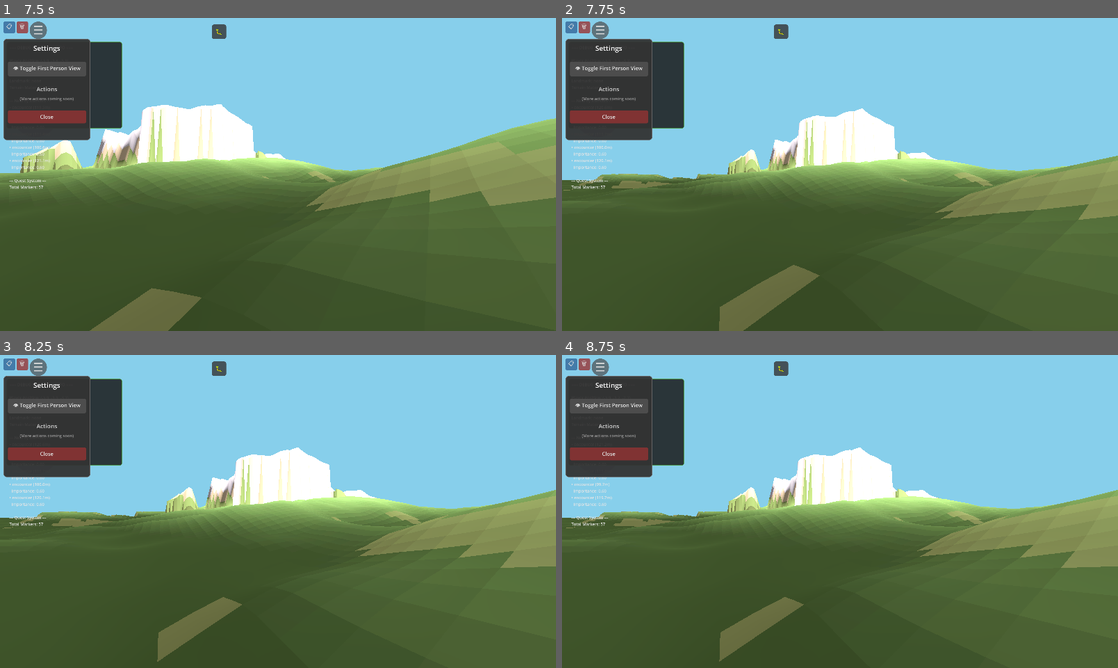
Above: before the commit, frames 1-4 (two rows, left to right).
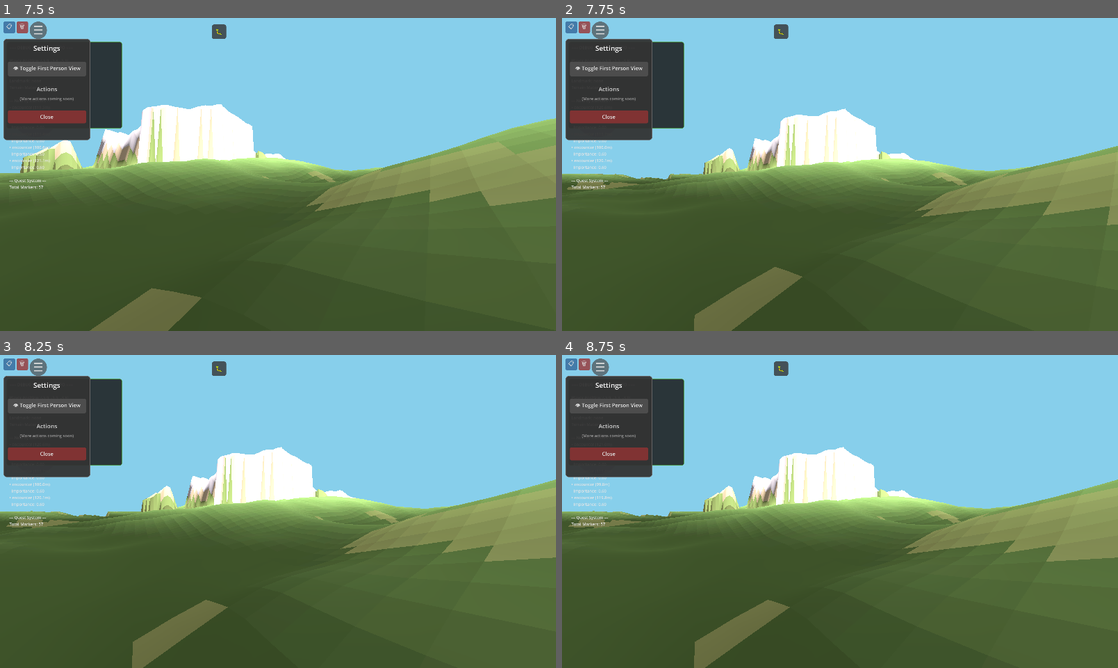
Above: after the commit, the same moments.

Repository: felix-dieterle/YouGame_godot4_public
Game: Godot game, scene res://scenes/main.tscn
Same seed, same stepped clock (60 frames per second), same inputs: the game is played once before the commit and once after it.
Inputs (mouse positions are in pixels of both pictures, inside the frame that each line leads up to):
- Up to frame 1 (7.5 s): click "☰" at 0.5 s; click "👁 Toggle First Person View" at 1.25 s; click "🐛" at 2 s; click "📋" at 2.75 s; click "🗑" at 3.5 s; tap Enter at 4.25 s; move the mouse to (250, 237) at 4.27 s; hold Up (ui_up) 4.28-5 s; hold V (toggle_camera_view) 4.28-5 s; click (250, 237) at 4.42 s; drag from (444, 221) to (250, 237) at 5.02 s; move the mouse to (111, 127) at 5.77 s; hold Left (ui_left) 5.78-6.5 s; hold V (toggle_camera_view) 5.78-6.5 s; drag from (305, 174) to (111, 127) at 6.52 s; move the mouse to (194, 96) at 7.27 s; hold Down (ui_down) from 7.28 s (still down); hold V (toggle_camera_view) from 7.28 s (still down)
- Up to frame 2 (7.75 s): keep holding Down (ui_down); keep holding V (toggle_camera_view)
- Up to frame 3 (8.25 s): release Down (ui_down) at 8 s; release V (toggle_camera_view) at 8 s; drag from (400, 495) to (194, 433) at 8.02 s
- Up to frame 4 (8.75 s): no input

Frame 1 is identical in both runs. In frame 2, 6.8% of the frame differs, in the area x 0-100%, y 28-100%; in frame 3, 6.7%; in frame 4, 6.7%.

Commit message:
Improve slope detection with multi-point lookahead and better gradient calculation
Co-authored-by: felix-dieterle <1490062+felix-dieterle@users.noreply.github.com>

Diff:
--- a/scripts/chunk.gd
+++ b/scripts/chunk.gd
@@ -550,14 +550,16 @@
 	var x1 = min(x + 1, RESOLUTION)
 	var z1 = min(z + 1, RESOLUTION)
 
-	# Get heights of the cell corners
+	# Get heights of all four cell corners for more robust calculation
 	var h00 = heightmap[z * (RESOLUTION + 1) + x]
 	var h10 = heightmap[z * (RESOLUTION + 1) + x1]
 	var h01 = heightmap[z1 * (RESOLUTION + 1) + x]
-
-	# Calculate gradient (change in height per unit distance)
-	var dx = (h10 - h00) / CELL_SIZE  # height change in x direction
-	var dz = (h01 - h00) / CELL_SIZE  # height change in z direction
+	var h11 = heightmap[z1 * (RESOLUTION + 1) + x1]
+
+	# Calculate gradient using central differences for better accuracy
+	# Average the gradients across the cell to handle steep edges better
+	var dx = ((h10 - h00) + (h11 - h01)) / (2.0 * CELL_SIZE)  # average height change in x direction
+	var dz = ((h01 - h00) + (h11 - h10)) / (2.0 * CELL_SIZE)  # average height change in z direction
 
 	# Return gradient vector (direction of steepest ascent)
 	# In 3D space: gradient points uphill
--- a/scripts/player.gd
+++ b/scripts/player.gd
@@ -72,29 +72,40 @@
 	var direction = Vector3(input_dir.x, 0, input_dir.y).normalized()
 
 	if direction:
-		# Check slope at intended position
-		var intended_position = global_position + direction * move_speed * delta
+		# Check slope along intended movement path
 		var can_move = true
 
 		if world_manager:
-			var slope_at_position = world_manager.get_slope_at_position(intended_position)
-			# Only restrict movement if slope is too steep AND we're moving uphill
-			if slope_at_position > max_slope_angle:
-				# Get the slope gradient (direction of steepest ascent)
-				var slope_gradient = world_manager.get_slope_gradient_at_position(intended_position)
-
-				# Normalize gradient for dot product calculation
-				if slope_gradient.length_squared() > 0.0001:  # Check if gradient is non-zero
-					var normalized_gradient = slope_gradient.normalized()
-
-					# Check if we're moving uphill by checking dot product
-					# If dot product > 0, we're moving in the uphill direction
-					var uphill_component = direction.dot(normalized_gradient)
-
-					# Only block movement if we're moving uphill (positive dot product)
-					# Allow movement if going sideways (near 0) or downhill (negative)
-					if uphill_component > 0.1:  # Small threshold to allow slight angles
-						can_move = false
+			# Check multiple points along the movement path to catch steep edges
+			# Look ahead at multiple distances to detect steep slopes early
+			var check_distances = [
+				move_speed * delta * 0.5,  # Near check (half a frame ahead)
+				move_speed * delta * 2.0,   # Medium check (two frames ahead)
+				move_speed * delta * 4.0    # Far check (four frames ahead) to catch steep edges
+			]
+
+			for check_dist in check_distances:
+				var check_position = global_position + direction * check_dist
+				var slope_at_position = world_manager.get_slope_at_position(check_position)
+
+				# Only restrict movement if slope is too steep AND we're moving uphill
+				if slope_at_position > max_slope_angle:
+					# Get the slope gradient (direction of steepest ascent)
+					var slope_gradient = world_manager.get_slope_gradient_at_position(check_position)
+
+					# Normalize gradient for dot product calculation
+					if slope_gradient.length_squared() > 0.0001:  # Check if gradient is non-zero
+						var normalized_gradient = slope_gradient.normalized()
+
+						# Check if we're moving uphill by checking dot product
+						# If dot product > 0, we're moving in the uphill direction
+						var uphill_component = direction.dot(normalized_gradient)
+
+						# Only block movement if we're moving uphill (positive dot product)
+						# Allow movement if going sideways (near 0) or downhill (negative)
+						if uphill_component > 0.1:  # Small threshold to allow slight angles
+							can_move = false
+							break  # Stop checking once we find a blocking slope
 
 		if can_move:
 			velocity.x = direction.x * move_speed
